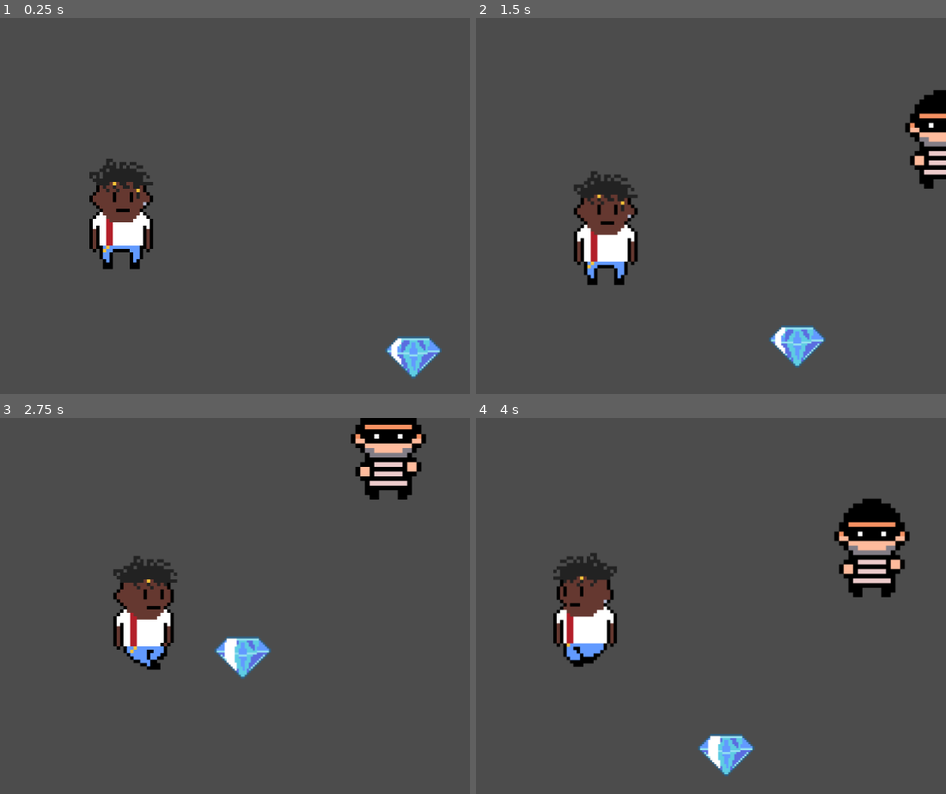
Above: before the commit, frames 1-4 (two rows, left to right).
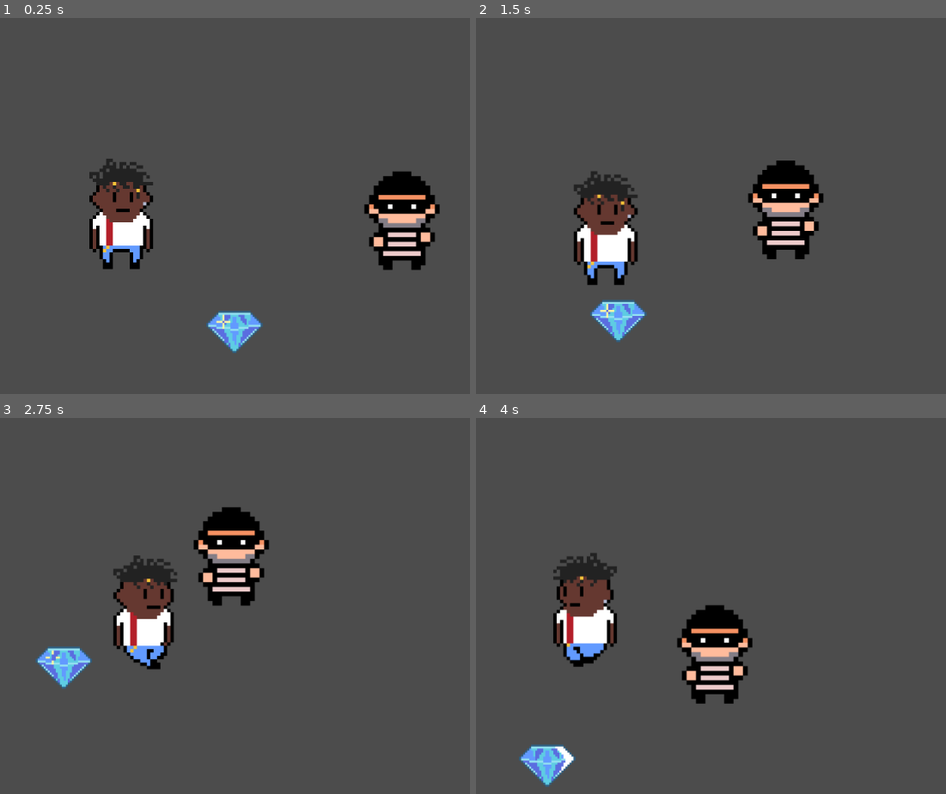
Above: after the commit, the same moments.

Repository: KelJ27/Vault-Raider
Game: Godot game, scene res://Main.tscn
Two runs of this game, one before a commit and one after it. Both use one fixed random seed, a clock stepped at 60 frames per second and the inputs below.
Inputs:
- Up to frame 1 (0.25 s): no input
- Up to frame 2 (1.5 s): hold D (Right) 0.53-1.28 s; hold S (Down) from 1.28 s (still down)
- Up to frame 3 (2.75 s): release S (Down) at 2.03 s; hold D (Right) from 2.03 s (still down)
- Up to frame 4 (4 s): release D (Right) at 2.78 s; hold W (Up) 2.78-3.53 s; hold A (Left) from 3.53 s (still down)

The runs differ from the first frame. In frame 1, 4.6% of the frame differs, in the area x 43-94%, y 40-96%; in frame 2, 6.2%; in frame 3, 7.4%; in frame 4, 7.5%, in the area x 9-93%, y 21-99%.

Commit message:
Added collision to diamond, and player

Diff:
--- a/Main.tscn
+++ b/Main.tscn
@@ -89,7 +89,8 @@
 "values": [ 14, 15, 16, 17 ]
 }
 
-[sub_resource type="RectangleShape2D" id=6]
+[sub_resource type="RectangleShape2D" id=18]
+extents = Vector2( 30, 30 )
 
 [sub_resource type="RectangleShape2D" id=7]
 
@@ -192,7 +193,8 @@
 "values": [ 16, 17, 18, 19 ]
 }
 
-[sub_resource type="RectangleShape2D" id=14]
+[sub_resource type="RectangleShape2D" id=19]
+extents = Vector2( 25, 25 )
 
 [sub_resource type="Animation" id=15]
 resource_name = "Pause"
@@ -248,10 +250,14 @@
 [node name="Main" type="Node2D"]
 
 [node name="Player" type="KinematicBody2D" parent="."]
+position = Vector2( 402.08, 99.9557 )
 script = ExtResource( 1 )
+__meta__ = {
+"_edit_group_": true
+}
 
 [node name="Sprite" type="Sprite" parent="Player"]
-position = Vector2( 518.641, 303.525 )
+position = Vector2( -1.16522, -0.0533447 )
 texture = ExtResource( 2 )
 vframes = 6
 hframes = 5
@@ -259,9 +265,6 @@
 [node name="Camera2D" type="Camera2D" parent="Player/Sprite"]
 current = true
 smoothing_enabled = true
-__meta__ = {
-"_edit_group_": true
-}
 
 [node name="AnimationPlayer" type="AnimationPlayer" parent="Player"]
 anims/Idle = SubResource( 1 )
@@ -271,24 +274,23 @@
 "anims/Walk Up" = SubResource( 5 )
 
 [node name="CollisionShape2D" type="CollisionShape2D" parent="Player"]
-shape = SubResource( 6 )
-disabled = true
+position = Vector2( -8.21347, 13.3469 )
+shape = SubResource( 18 )
+
+[node name="Robber" type="KinematicBody2D" parent="."]
+position = Vector2( 820.599, 117.441 )
 __meta__ = {
 "_edit_group_": true
 }
 
-[node name="Robber" type="KinematicBody2D" parent="."]
-
 [node name="Sprite" type="Sprite" parent="Robber"]
-position = Vector2( 1163.38, 204.58 )
+position = Vector2( -9.01038, -11.2671 )
 texture = ExtResource( 3 )
 vframes = 6
 hframes = 4
-__meta__ = {
-"_edit_group_": true
-}
 
 [node name="CollisionShape2D" type="CollisionShape2D" parent="Robber"]
+visible = false
 shape = SubResource( 7 )
 
 [node name="AnimationPlayer" type="AnimationPlayer" parent="Robber"]
@@ -300,19 +302,26 @@
 "anims/Walk Up" = SubResource( 13 )
 
 [node name="Diamond" type="KinematicBody2D" parent="."]
+position = Vector2( 559.36, 269.479 )
 script = ExtResource( 4 )
+__meta__ = {
+"_edit_group_": true
+}
 
 [node name="Sprite" type="Sprite" parent="Diamond"]
-position = Vector2( 946.402, 505.937 )
+position = Vector2( 2.73163, -5.27747 )
 texture = ExtResource( 5 )
 vframes = 2
 hframes = 11
-frame = 10
 
 [node name="CollisionShape2D" type="CollisionShape2D" parent="Diamond"]
-shape = SubResource( 14 )
+position = Vector2( 2.43842, -4.87671 )
+shape = SubResource( 19 )
 
 [node name="AnimationPlayer" type="AnimationPlayer" parent="Diamond"]
 anims/Pause = SubResource( 15 )
 anims/Shine = SubResource( 16 )
 anims/Sparkle = SubResource( 17 )
+
+[node name="Timer" type="Timer" parent="Diamond"]
+[connection signal="timeout" from="Diamond/Timer" to="Diamond" method="TimerTimeout"]
--- a/Scripts/Diamond.gd
+++ b/Scripts/Diamond.gd
@@ -5,24 +5,34 @@
 	SPARKLE,
 	SHINE
 }
-var state = SHINE
+
+var state = SPARKLE
+var newState = SHINE
+var prevState
 var animPlayer
 var animation = "Pause"
 var speedMultiplier = 8
-
+onready var timer = get_node("Timer")
 
 func _ready():
 	animPlayer = get_node("AnimationPlayer")
-
+	timer.set_wait_time(3)
+	timer.start()
 
 func _process(delta):
+	playAnim()
+
+func playAnim():
 	match state:
-		PAUSE:
-			animation = "Pause"
-			animPlayer.play(animation, -speedMultiplier)
-		SHINE:
-			animation = "Shine"
-			animPlayer.play(animation, -speedMultiplier)
-		SPARKLE:
-			animation = "Sparkle"
-			animPlayer.play(animation, -speedMultiplier)
+			SHINE:
+				animation = "Shine"
+				animPlayer.play(animation, -speedMultiplier)
+			SPARKLE:
+				animation = "Sparkle"
+				animPlayer.play(animation, -speedMultiplier)
+
+func TimerTimeout():
+	prevState = state
+	if prevState == state:
+		state = newState
+		newState = prevState
